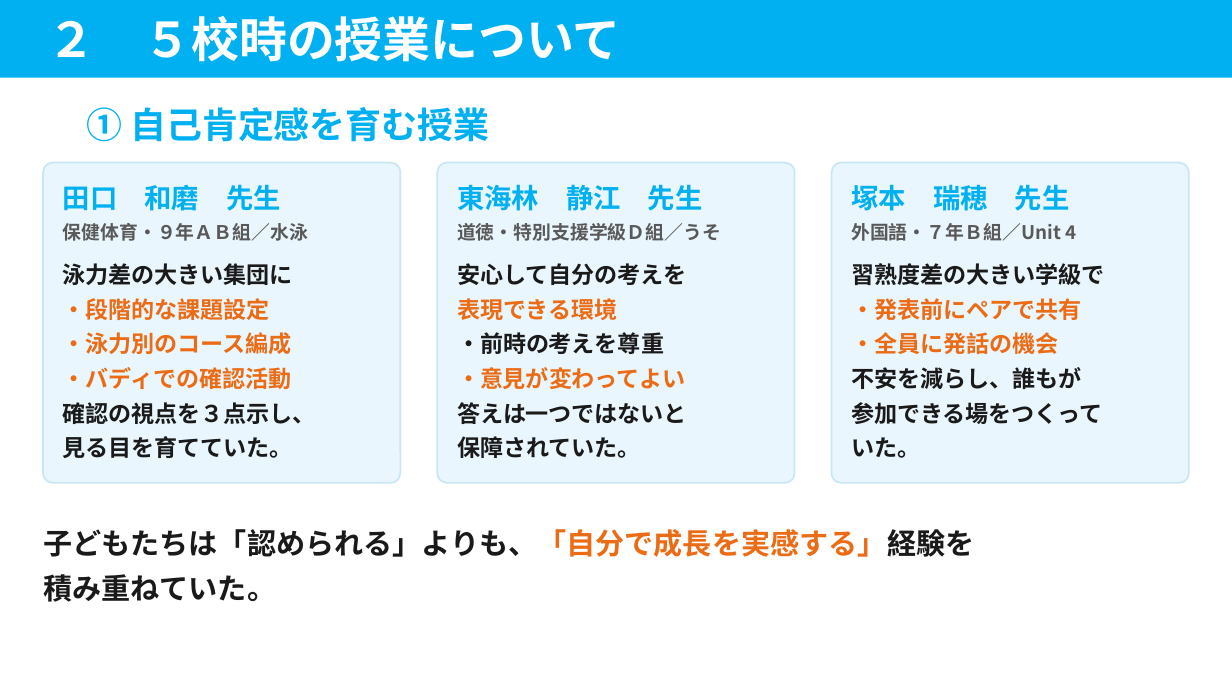
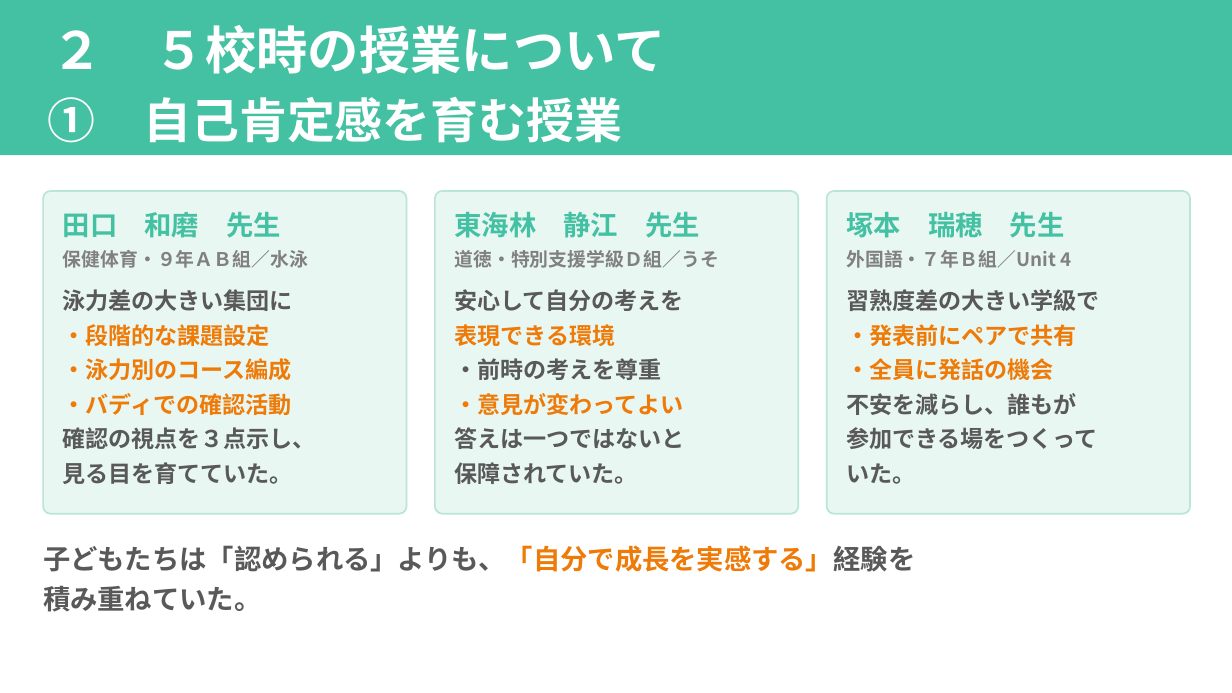
Before and after one commit to contynet730-star/con30, a slide deck: slide 8 of 指導課訪問_みらい青空学園/指導課訪問_５校時指導助言資料_みらい青空学園.pptx. Drawn at 1232x693 pixels with LibreOffice and Linux fonts; fonts in the diff are those of the drawing. Boxes give left, top, right and bottom in pixels: in the first picture for what was removed or moved away, otherwise in the second. Text is boxed around its words. In the diff, an @@ line names an element or a change of style, - is before the commit and + after.

```diff
--- a/指導課訪問_みらい青空学園/指導課訪問_５校時指導助言資料_みらい青空学園.pptx
+++ b/指導課訪問_みらい青空学園/指導課訪問_５校時指導助言資料_みらい青空学園.pptx
@@ rectangle "２ ５校時の授業について": place and size @@
-rectangle "２ ５校時の授業について" at <box>0,0,1232,78</box>
+rectangle "２ ５校時の授業について" at <box>0,0,1232,155</box>
@@ rectangle "２ ５校時の授業について" at <box>0,0,1232,155</box>: fill #00B0F0 to #44C1A3 @@
@@ text in rectangle at <box>51,25,666,74</box>: size 28 to 30 pt in "２ ５校時の授業について"; line spacing 1 to 1.2 @@
@@ text in rectangle at <box>48,96,621,143</box>: paragraph added @@
+① 自己肯定感を育む授業
@@ text removed at <box>86,107,489,142</box> @@
-① 自己肯定感を育む授業
@@ fill #EAF6FD to #E9F7F3; outline #C9E6F5 1 pt to #B9E5DA 1 pt; proportions changed in 3 elements at <box>435,191,798,514</box>, <box>827,191,1190,514</box>, <box>43,191,407,514</box> @@
@@ rounded rectangle: place and size @@
-rounded rectangle at <box>43,163,400,483</box>
+rounded rectangle at <box>43,191,407,514</box>
@@ text colour #00B0F0 to #44C1A3 in 3 elements at <box>455,211,700,238</box>, <box>846,211,1065,238</box>, <box>63,211,281,238</box> @@
@@ text "田口 和磨 先生": place and size @@
-text "田口 和磨 先生" at <box>63,184,281,211</box>
+text "田口 和磨 先生" at <box>63,211,281,238</box>
@@ rounded rectangle: place and size @@
-rounded rectangle at <box>437,163,795,483</box>
+rounded rectangle at <box>435,191,798,514</box>
@@ text "東海林 静江 先生": place and size @@
-text "東海林 静江 先生" at <box>457,184,703,211</box>
+text "東海林 静江 先生" at <box>455,211,700,238</box>
@@ rounded rectangle: place and size @@
-rounded rectangle at <box>832,163,1189,483</box>
+rounded rectangle at <box>827,191,1190,514</box>
@@ text "塚本 瑞穂 先生": place and size @@
-text "塚本 瑞穂 先生" at <box>851,180,1070,215</box>
+text "塚本 瑞穂 先生" at <box>846,211,1065,238</box>
@@ text colour #595959 to #808080 in 3 elements at <box>455,250,719,268</box>, <box>846,250,1072,268</box>, <box>63,250,308,268</box> @@
@@ text "保健体育・９年ＡＢ組／水泳": place and size @@
-text "保健体育・９年ＡＢ組／水泳" at <box>63,223,308,241</box>
+text "保健体育・９年ＡＢ組／水泳" at <box>63,250,308,268</box>
@@ text "道徳・特別支援学級Ｄ組／うそ": place and size @@
-text "道徳・特別支援学級Ｄ組／うそ" at <box>457,223,721,241</box>
+text "道徳・特別支援学級Ｄ組／うそ" at <box>455,250,719,268</box>
@@ text "外国語・７年Ｂ組／Unit 4": place and size @@
-text "外国語・７年Ｂ組／Unit 4" at <box>851,223,1076,241</box>
+text "外国語・７年Ｂ組／Unit 4" at <box>846,250,1072,268</box>
@@ text "泳力差の大きい集団に": place and size @@
-text "泳力差の大きい集団に" at <box>63,263,316,458</box>
+text "泳力差の大きい集団に" at <box>63,289,316,484</box>
@@ text "泳力差の大きい集団に" at <box>63,289,316,484</box>: text colour #1A1A1A to #595959 in "泳力差の大きい集団に", "確認の視点を３点示し、", "見る目を育てていた。"; text colour #EB6C15 to #EE7B08 in "・段階的な課題設定", "・泳力別のコース編成", "・バディでの確認活動" @@
@@ text "安心して自分の考えを": place and size @@
-text "安心して自分の考えを" at <box>457,263,687,458</box>
+text "安心して自分の考えを" at <box>455,289,685,484</box>
@@ text "安心して自分の考えを" at <box>455,289,685,484</box>: text colour #1A1A1A to #595959 in "安心して自分の考えを", "・前時の考えを尊重", "答えは一つではないと", "保障されていた。"; text colour #EB6C15 to #EE7B08 in "表現できる環境", "・意見が変わってよい" @@
@@ text "習熟度差の大きい学級で": place and size @@
-text "習熟度差の大きい学級で" at <box>851,263,1104,458</box>
+text "習熟度差の大きい学級で" at <box>846,289,1099,484</box>
@@ text "習熟度差の大きい学級で" at <box>846,289,1099,484</box>: text colour #1A1A1A to #595959 in "習熟度差の大きい学級で", "不安を減らし、誰もが", "参加できる場をつくって", "いた。"; text colour #EB6C15 to #EE7B08 in "・発表前にペアで共有", "・全員に発話の機会" @@
@@ text "子どもたちは「認められる」よりも、「自分で成長を実感する」経験を": place and size @@
-text "子どもたちは「認められる」よりも、「自分で成長を実感する」経験を" at <box>43,529,975,602</box>
+text "子どもたちは「認められる」よりも、「自分で成長を実感する」経験を" at <box>43,545,916,612</box>
@@ text "子どもたちは「認められる」よりも、「自分で成長を実感する」経験を" at <box>43,545,916,612</box>: size 17 to 16 pt; text colour #1A1A1A to #595959 in "子どもたちは「認められる」よりも、「自分で成長を実感する」経験を", "積み重ねていた。"; text colour #EB6C15 to #EE7B08 in "子どもたちは「認められる」よりも、「自分で成長を実感する」経験を"; line spacing 1.3 to 1.2 @@
```
Also in this commit, not shown: 13 other slides changed, 2 other files.
